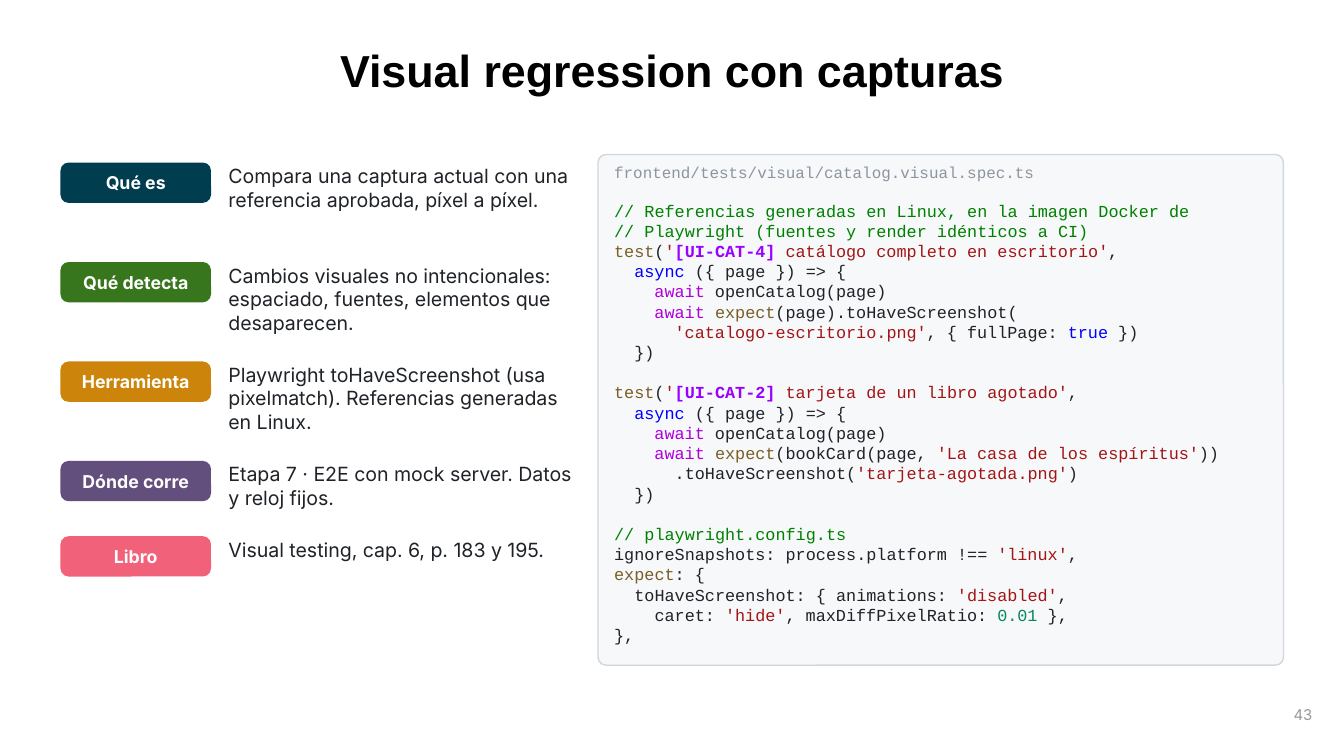
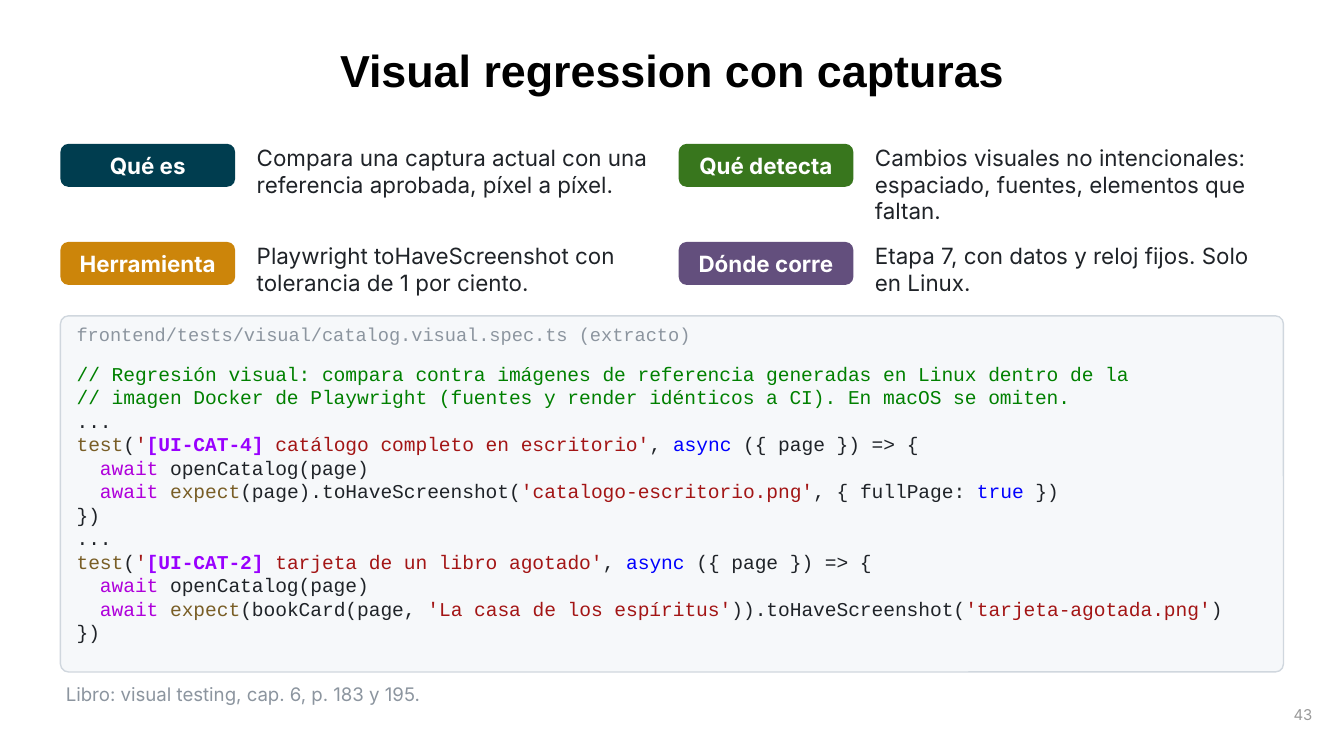
Before and after one commit to UC-IIC-3143-Software-Development/full_stack_testing, a slide deck: slide 43 of docs/presentacion/Full-Stack-Testing-IA-DevSecOps.pptx. Drawn at 1344x756 pixels with LibreOffice and Linux fonts; fonts in the diff are those of the drawing. Boxes give left, top, right and bottom in pixels: in the first picture for what was removed or moved away, otherwise in the second. Text is boxed around its words. In the diff, an @@ line names an element or a change of style, - is before the commit and + after.

```diff
--- a/docs/presentacion/Full-Stack-Testing-IA-DevSecOps.pptx
+++ b/docs/presentacion/Full-Stack-Testing-IA-DevSecOps.pptx
@@ rounded rectangle "Qué es": place and size @@
-rounded rectangle "Qué es" at [60,163,211,203]
+rounded rectangle "Qué es" at [60,144,235,187]
@@ text "Compara una captura actual con ...": place and size @@
-text "Compara una captura actual con ..." at [228,168,568,211]
+text "Compara una captura actual con ..." at [257,149,647,198]
@@ text "Compara una captura actual con ..." at [257,149,647,198]: size 10.5 to 12 pt @@
@@ rounded rectangle "Qué detecta": place and size @@
-rounded rectangle "Qué detecta" at [60,262,211,302]
+rounded rectangle "Qué detecta" at [679,144,853,187]
@@ text at [875,149,1245,220]: text changed; size 10.5 to 12 pt @@
-Cambios visuales no intencionales: espaciado, fuentes, elementos que desaparecen.
+Cambios visuales no intencionales: espaciado, fuentes, elementos que faltan.
@@ rounded rectangle "Herramienta": place and size @@
-rounded rectangle "Herramienta" at [60,362,211,402]
+rounded rectangle "Herramienta" at [60,242,235,285]
@@ text at [257,247,614,296]: text changed; size 10.5 to 12 pt @@
-Playwright toHaveScreenshot (usa pixelmatch). Referencias generadas en Linux.
+Playwright toHaveScreenshot con tolerancia de 1 por ciento.
@@ size 9.5 to 12 pt; proportions changed in 4 elements at [60,144,235,187], [60,242,235,285], [679,144,853,187], [679,242,853,285] @@
@@ rounded rectangle "Dónde corre": place and size @@
-rounded rectangle "Dónde corre" at [60,461,211,501]
+rounded rectangle "Dónde corre" at [679,242,853,285]
@@ text at [875,247,1249,292]: text changed; size 10.5 to 12 pt @@
-Etapa 7 · E2E con mock server. Datos y reloj fijos.
+Etapa 7, con datos y reloj fijos. Solo en Linux.
@@ rounded rectangle: place and size @@
-rounded rectangle at [598,155,1284,665]
+rounded rectangle at [60,316,1284,672]
@@ rounded rectangle at [60,316,1284,672]: proportions changed @@
@@ text at [77,328,691,345]: text changed; size 8.5 to 10 pt @@
-frontend/tests/visual/catalog.visual.spec.ts
+frontend/tests/visual/catalog.visual.spec.ts (extracto)
@@ text at [77,367,1128,455]: text changed; size 9 to 10.5 pt @@
-// Referencias generadas en Linux, en la imagen Docker de
-// Playwright (fuentes y render idénticos a CI)
-test('[UI-CAT-4] catálogo completo en escritorio',
-async ({ page }) => {
+// Regresión visual: compara contra imágenes de referencia generadas en Linux dentro de la
+// imagen Docker de Playwright (fuentes y render idénticos a CI). En macOS se omiten.
+...
+test('[UI-CAT-4] catálogo completo en escritorio', async ({ page }) => {
@@ text "// Regresión visual: compara contra ...": place and size @@
-text "// Regresión visual: compara contra ..." at [614,204,1219,624]
+text "// Regresión visual: compara contra ..." at [77,367,1222,620]
@@ text at [100,461,369,596]: size 9 to 10.5 pt in "await openCatalog(page)", "})", "await openCatalog(page)", "})" @@
@@ text at [100,484,1024,502]: text changed; size 9 to 10.5 pt @@
-await expect(page).toHaveScreenshot(
-'catalogo-escritorio.png', { fullPage: true })
+await expect(page).toHaveScreenshot('catalogo-escritorio.png', { fullPage: true })
@@ rounded rectangle removed at [60,536,211,577] @@
-Libro
@@ text at [614,527,1078,624]: paragraphs removed @@
-// playwright.config.ts
-ignoreSnapshots: process.platform !== 'linux',
-expect: {
-toHaveScreenshot: { animations: 'disabled',
-caret: 'hide', maxDiffPixelRatio: 0.01 },
-},
@@ text at [77,555,778,573]: text changed; size 9 to 10.5 pt @@
-test('[UI-CAT-2] tarjeta de un libro agotado',
-async ({ page }) => {
+...
+test('[UI-CAT-2] tarjeta de un libro agotado', async ({ page }) => {
@@ text at [100,602,1222,620]: text changed; size 9 to 10.5 pt @@
-await expect(bookCard(page, 'La casa de los espíritus'))
-.toHaveScreenshot('tarjeta-agotada.png')
+await expect(bookCard(page, 'La casa de los espíritus')).toHaveScreenshot('tarjeta-agotada.png')
@@ text at [66,687,420,705]: text changed; size 10.5 to 10 pt; text colour #1F2328 to #8C959F @@
-Visual testing, cap. 6, p. 183 y 195.
+Libro: visual testing, cap. 6, p. 183 y 195.
```
Also in this commit, not shown: 53 other slides changed, 11 slides added, 8 slides removed, 3 other files.
